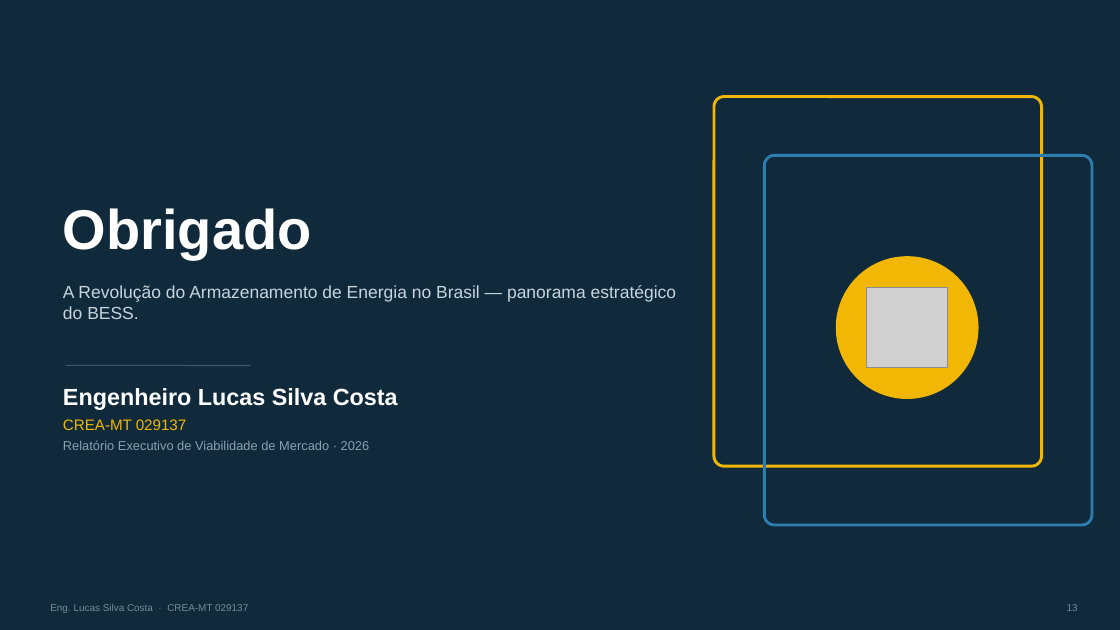
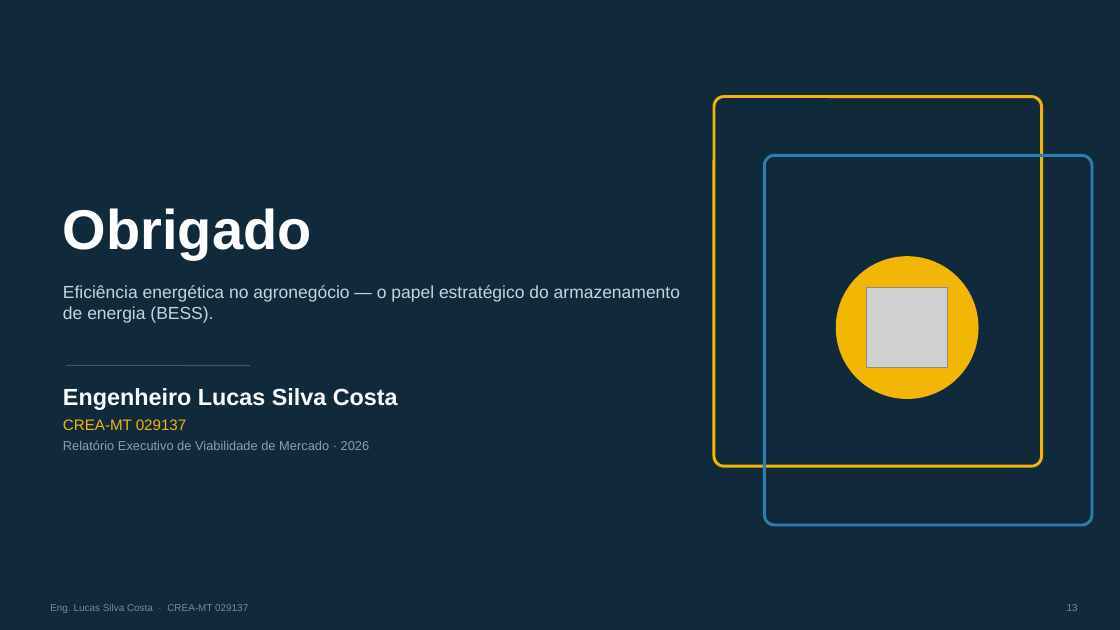
Before and after one commit to Lucas200988/sonare-crm, a slide deck: slide 13 of apresentacoes/BESS_Brasil_Lucas_Silva_Costa.pptx. Drawn at 1120x630 pixels with LibreOffice and Linux fonts; fonts in the diff are those of the drawing; grey boxes stand for pictures. Boxes give left, top, right and bottom in pixels: in the first picture for what was removed or moved away, otherwise in the second. Text is boxed around its words. In the diff, an @@ line names an element or a change of style, - is before the commit and + after.

```diff
--- a/apresentacoes/BESS_Brasil_Lucas_Silva_Costa.pptx
+++ b/apresentacoes/BESS_Brasil_Lucas_Silva_Costa.pptx
@@ text at (63,285,680,323): text changed @@
-A Revolução do Armazenamento de Energia no Brasil — panorama estratégico do BESS.
+Eficiência energética no agronegócio — o papel estratégico do armazenamento de energia (BESS).
```
Also in this commit, not shown: 7 other slides changed.
